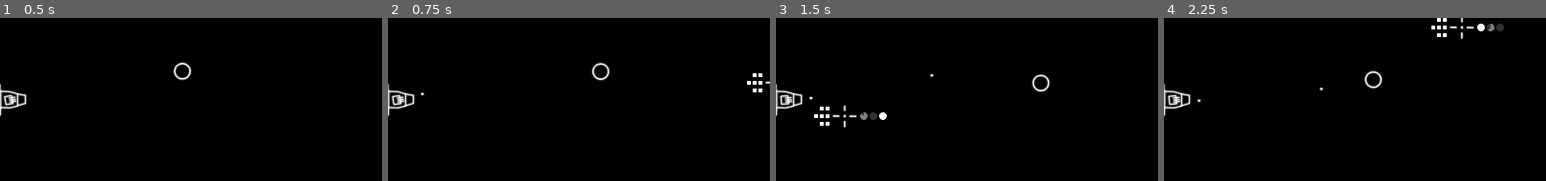
Above: before the commit, frames 1-4 (left to right).
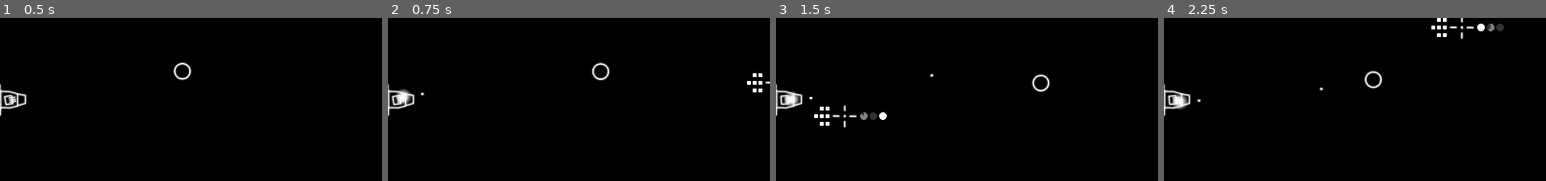
Above: after the commit, the same moments.

Repository: couaky/crossing-the-field
Game: Godot game, scene res://main/Main.tscn
Two runs of this game, one before a commit and one after it. Both use one fixed random seed, a clock stepped at 60 frames per second and the inputs below.
Inputs (mouse positions are % of the whole screen's width and height, from its top left):
- Up to frame 1 (0.5 s): no input
- Up to frame 2 (0.75 s): move the mouse to (72, 45) at 0.52 s; tap Q (fire_cannons) at 0.6 s
- Up to frame 3 (1.5 s): move the mouse to (30, 55) at 1.27 s; tap Q (fire_cannons) at 1.35 s
- Up to frame 4 (2.25 s): move the mouse to (60, 28) at 2.02 s; tap Q (fire_cannons) at 2.1 s
The pictures show only the part of the screen within x 21-71%, y 25-75%; the shares and areas given below are measured in that part.

Frame 1 is identical in both runs. In frame 2, 0.2% of the frame differs, in the area x 2-6%, y 43-54%; in frame 3, 0.2%; in frame 4, 0.2%.

Commit message:
Add fire effect on cannon

Diff:
--- a/components/CannonShell.gd
+++ b/components/CannonShell.gd
@@ -1,3 +1,4 @@
+class_name CannonShell
 extends Area2D
 
 
--- a/components/Explosion.gd
+++ b/components/Explosion.gd
@@ -12,5 +12,10 @@
 	$AnimationPlayer.play("AsteroidExplosion")
 
 
+func cannon_fire():
+	$Sprite.scale = Vector2(0.1, 0.1)
+	$AnimationPlayer.play("ShellExplosion")
+
+
 func _on_AnimationPlayer_animation_finished(anim_name):
 	queue_free()
--- a/components/PlayerFleet.gd
+++ b/components/PlayerFleet.gd
@@ -2,6 +2,7 @@
 
 
 export var cannon_shell: PackedScene
+export var explosion_scene: PackedScene
 
 
 signal game_over
@@ -49,13 +50,19 @@
 func _fire_cannon(shot_target: Vector2):
 	if cannon_loaded_status[cannon_next_to_fire] == 1.0:
 		var spawn_point = cannon_spawn_points[cannon_next_to_fire]
-		var created_shell = cannon_shell.instance()
+
+		var created_shell = cannon_shell.instance() as CannonShell
 		add_child(created_shell)
 		created_shell.global_position = spawn_point.global_position
 		created_shell.global_rotation = spawn_point.global_rotation
 		created_shell.fire_at(shot_target)
 		cannon_loaded_status[cannon_next_to_fire] = 0
 		cannon_next_to_fire = (cannon_next_to_fire + 1) % number_of_cannons
+
+		var flash_effect = explosion_scene.instance() as Explosion
+		add_child(flash_effect)
+		flash_effect.global_position = spawn_point.global_position
+		flash_effect.cannon_fire()
 
 
 func _update_loading_states():
--- a/components/PlayerFleet.tscn
+++ b/components/PlayerFleet.tscn
@@ -13,10 +13,12 @@
 [ext_resource path="res://components/Target.gd" type="Script" id=11]
 [ext_resource path="res://components/ReloadIndicator.gd" type="Script" id=12]
 [ext_resource path="res://components/HealthIndicator.tscn" type="PackedScene" id=13]
+[ext_resource path="res://components/Explosion.tscn" type="PackedScene" id=14]
 
 [node name="PlayerFleet" type="Node2D"]
 script = ExtResource( 6 )
 cannon_shell = ExtResource( 7 )
+explosion_scene = ExtResource( 14 )
 
 [node name="Cursor" type="Sprite" parent="."]
 position = Vector2( 641, 289 )
--- a/main/Main.gd
+++ b/main/Main.gd
@@ -4,9 +4,11 @@
 # TODOs
 #	Fire torpedoes
 #	Ship explosion
+#	Ship thrusters
 #	Score
 #	Better asteroid wave management
 #	Finalize UI and game states
+#	Sound design
 #	Final adjustments -> almost final version
 #	Post process green effect -> final version
 #	Next steps ?
--- a/project.godot
+++ b/project.godot
@@ -13,6 +13,11 @@
 "class": "Asteroid",
 "language": "GDScript",
 "path": "res://components/Asteroid.gd"
+}, {
+"base": "Area2D",
+"class": "CannonShell",
+"language": "GDScript",
+"path": "res://components/CannonShell.gd"
 }, {
 "base": "Node2D",
 "class": "Explosion",
@@ -36,6 +41,7 @@
 } ]
 _global_script_class_icons={
 "Asteroid": "",
+"CannonShell": "",
 "Explosion": "",
 "HealthIndicator": "",
 "ReloadIndicator": "",
Not shown: 1 places in components/PlayerFleet.tscn that only renumber resources
